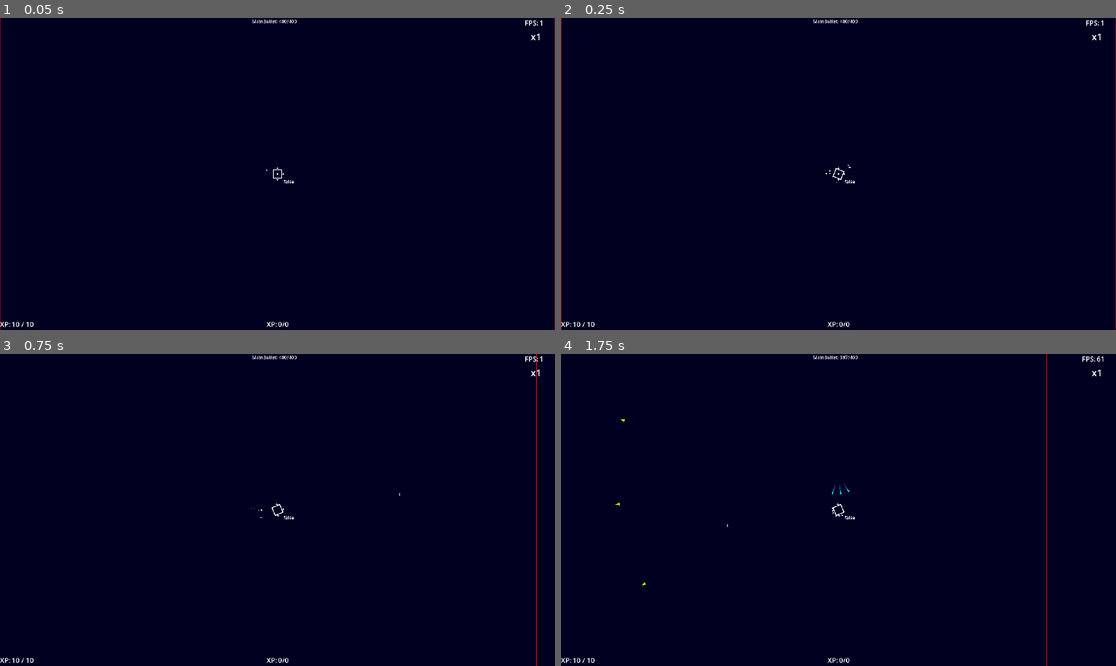
Above: before the commit, frames 1-4 (two rows, left to right).
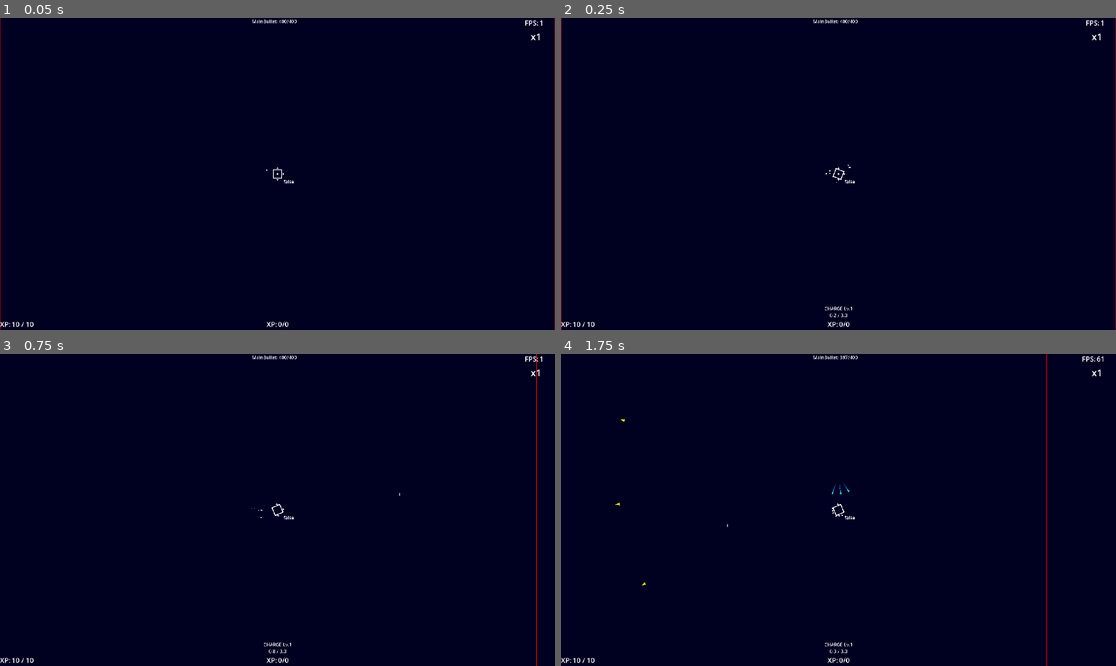
Above: after the commit, the same moments.

Repository: Toshiyuki-Murakami/sht
Game: Godot game, scene res://stage.tscn
Two runs of this game, one before a commit and one after it. Both use one fixed random seed, a clock stepped at 60 frames per second and the inputs below.
Inputs (mouse positions are in pixels of both pictures, inside the frame that each line leads up to):
- Up to frame 1 (0.05 s): no input
- Up to frame 2 (0.25 s): no input
- Up to frame 3 (0.75 s): move the mouse to (399, 494) at 0.52 s; hold D (game_right) from 0.53 s (still down); tap Space (game_chage) at 0.6 s
- Up to frame 4 (1.75 s): move the mouse to (727, 525) at 1.27 s; release D (game_right) at 1.28 s; hold S (game_down) from 1.28 s (still down); click (727, 525) at 1.35 s

Frame 1 is identical in both runs. In frame 2, less than 0.1% of the frame differs, in the area x 47-53%, y 92-96%; in frame 3, less than 0.1%, in the area x 47-53%, y 49-96%; in frame 4, less than 0.1%.

Commit message:
charge 設定

Diff:
--- a/Common/autoload/Signals.gd
+++ b/Common/autoload/Signals.gd
@@ -1,6 +1,13 @@
 extends Node
 
 signal set_burst(_flg:bool)
+
+## チャージの開始
+signal start_charge()
+## チャージ狩猟（バースト）
+signal shot_charge()
+## チャージ中の数値
+signal update_chage(_value:float, _max_value:float)
 
 ## Spawnさせる
 signal set_spawn(_data:Dictionary)
--- a/Entity/Effect/Effect_Charge.gd
+++ b/Entity/Effect/Effect_Charge.gd
@@ -2,8 +2,14 @@
 
 @export var actor:actor_base
 
+@export var emit_wait:float = 0.01
 
+var timer:float = 0.0
 
 
 func _process(_delta: float) -> void:
-	global_position = actor.global_position
+	timer += _delta
+	if timer >= emit_wait:
+		timer = 0.0
+		global_position = actor.global_position
+		emitting = true
--- a/Entity/Effect/Effect_Charge.tscn
+++ b/Entity/Effect/Effect_Charge.tscn
@@ -35,8 +35,10 @@
 alpha_curve = SubResource("CurveTexture_y31x6")
 
 [node name="Effect_Charge" type="GPUParticles2D"]
+emitting = false
 amount = 16
 process_material = SubResource("ParticleProcessMaterial_81k55")
 lifetime = 0.5
+one_shot = true
 fixed_fps = 60
 script = ExtResource("1_qs502")
--- /dev/null
+++ b/Entity/Options/ChargeController.gd
@@ -0,0 +1,32 @@
+extends actor_controller_base
+
+@export var max_charge:float = 3.0
+
+var charge_timer:float = 0.0
+
+func _ready():
+	Signals.start_charge.connect(_on_start_charge)
+	Signals.shot_charge.connect(_on_shot_charge)
+
+func _process(_delta: float) -> void:
+	charge_timer += _delta
+	if charge_timer > max_charge:
+		charge_timer = max_charge
+	Signals.update_chage.emit(charge_timer, max_charge)
+
+func _on_start_charge():
+	start_charge()
+
+func _on_shot_charge():
+	end_charge()
+
+func start_charge():
+	set_process(true)
+	charge_timer = 0.0
+	print_debug('start')
+
+func end_charge():
+	charge_timer = 0.0
+	Signals.update_chage.emit(charge_timer, max_charge)
+	set_process(false)
+	print_debug('end')
--- /dev/null
+++ b/Entity/Options/ChargeController.tscn
@@ -0,0 +1,6 @@
+[gd_scene load_steps=2 format=3 uid="uid://c2u5h8cfl032b"]
+
+[ext_resource type="Script" path="res://Entity/Options/ChargeController.gd" id="1_s8qgu"]
+
+[node name="ChargeController" type="Node2D"]
+script = ExtResource("1_s8qgu")
--- a/Entity/Options/InputController.gd
+++ b/Entity/Options/InputController.gd
@@ -28,6 +28,12 @@
 func input_process(_delta:float):
 	## 発射ボタン判定
 	fire_trigger = Input.is_action_pressed(fire_button)
+	if Input.is_action_just_pressed(fire_button):
+		print('shot_charge emit')
+		Signals.shot_charge.emit()
+	if Input.is_action_just_released(fire_button):
+		print('start_charge emit')
+		Signals.start_charge.emit()
 
 	if Input.is_action_just_pressed('game_shield'):
 		just_change_trigger.emit(trigger_base.TRIGGER_TYPES.SHIELD, true)
--- a/Entity/Player.tscn
+++ b/Entity/Player.tscn
@@ -8,6 +8,7 @@
 [ext_resource type="PackedScene" uid="uid://cyyt77pvlq5p6" path="res://Entity/Options/FireController.tscn" id="6_8v0xp"]
 [ext_resource type="PackedScene" uid="uid://qj6efmm5fvff" path="res://Entity/Options/ShotPoints.tscn" id="6_gj85q"]
 [ext_resource type="PackedScene" uid="uid://bdc0g342k4up2" path="res://Entity/Options/WeaponTrigger.tscn" id="7_mda3a"]
+[ext_resource type="PackedScene" uid="uid://c2u5h8cfl032b" path="res://Entity/Options/ChargeController.tscn" id="7_u52e2"]
 [ext_resource type="PackedScene" uid="uid://dr2gb58vnnmii" path="res://Entity/Options/EXP_Activator.tscn" id="9_1fra6"]
 [ext_resource type="PackedScene" uid="uid://cbw06lnakc02v" path="res://Entity/Options/TraceGenerator.tscn" id="10_gxkk0"]
 [ext_resource type="PackedScene" uid="uid://cw2nsp3piglsr" path="res://Entity/Options/Shield_Activator.tscn" id="11_3hxqv"]
@@ -47,6 +48,8 @@
 [node name="CollisionShape2D" type="CollisionShape2D" parent="Anime_Square/HitBox"]
 shape = SubResource("RectangleShape2D_vvnos")
 
+[node name="ChargeController" parent="." instance=ExtResource("7_u52e2")]
+
 [node name="FireController" parent="." node_paths=PackedStringArray("triggerbase") instance=ExtResource("6_8v0xp")]
 triggerbase = NodePath("../InputController")
 
--- a/Scene/HUD.tscn
+++ b/Scene/HUD.tscn
@@ -1,10 +1,11 @@
-[gd_scene load_steps=6 format=3 uid="uid://daf6xg3wcidab"]
+[gd_scene load_steps=7 format=3 uid="uid://daf6xg3wcidab"]
 
 [ext_resource type="PackedScene" uid="uid://cd114wb465kky" path="res://Scene/options/HUD_Pool.tscn" id="1_kbgt0"]
 [ext_resource type="PackedScene" uid="uid://djjmmk13fi6wo" path="res://Scene/options/HUD_FPS.tscn" id="2_b0ssp"]
 [ext_resource type="PackedScene" uid="uid://da516vuhcvi52" path="res://Scene/options/HUD_exp.tscn" id="3_wbibf"]
 [ext_resource type="PackedScene" uid="uid://duusisecrpj2o" path="res://Scene/options/HUD_HP.tscn" id="4_837gv"]
 [ext_resource type="PackedScene" uid="uid://c6eaoqm722vwf" path="res://Scene/options/HUD_ComboCounter.tscn" id="5_cgox6"]
+[ext_resource type="PackedScene" uid="uid://p5kv56myopyt" path="res://Scene/options/HUD_Charge.tscn" id="6_8dyj8"]
 
 [node name="HUD" type="CanvasLayer"]
 
@@ -68,3 +69,17 @@
 offset_right = 0.0
 offset_bottom = 82.0
 grow_horizontal = 0
+
+[node name="HUD_Charge" parent="base" instance=ExtResource("6_8dyj8")]
+layout_mode = 1
+anchors_preset = 7
+anchor_left = 0.5
+anchor_top = 1.0
+anchor_right = 0.5
+anchor_bottom = 1.0
+offset_left = -105.5
+offset_top = -86.0
+offset_right = 105.5
+offset_bottom = -40.0
+grow_horizontal = 2
+grow_vertical = 0
--- /dev/null
+++ b/Scene/options/HUD_Charge.gd
@@ -0,0 +1,16 @@
+extends VBoxContainer
+
+@onready var now_value: Label = $HBox/now
+@onready var max_value: Label = $HBox/max
+
+func _ready() -> void:
+	Signals.update_chage.connect(_on_update_change)
+	hide()
+
+func _on_update_change(_value:float, _max:float):
+	if _value < 0.1:
+		hide()
+	else:
+		show()
+	now_value.text = '%.1f' % [_value]
+	max_value.text = '%.1f' % [_max]
--- /dev/null
+++ b/Scene/options/HUD_Charge.tscn
@@ -0,0 +1,31 @@
+[gd_scene load_steps=2 format=3 uid="uid://p5kv56myopyt"]
+
+[ext_resource type="Script" path="res://Scene/options/HUD_Charge.gd" id="1_r1jx4"]
+
+[node name="HUD_Charge" type="VBoxContainer"]
+offset_right = 211.0
+offset_bottom = 40.0
+theme_override_constants/separation = 0
+script = ExtResource("1_r1jx4")
+
+[node name="Label" type="Label" parent="."]
+layout_mode = 2
+size_flags_vertical = 0
+text = "CHARGE Lv.1"
+horizontal_alignment = 1
+
+[node name="HBox" type="HBoxContainer" parent="."]
+layout_mode = 2
+alignment = 1
+
+[node name="now" type="Label" parent="HBox"]
+layout_mode = 2
+text = "0.0"
+
+[node name="Label" type="Label" parent="HBox"]
+layout_mode = 2
+text = "/"
+
+[node name="max" type="Label" parent="HBox"]
+layout_mode = 2
+text = "3.0"
Not shown: 1 places in Entity/Player.tscn that only renumber resources
